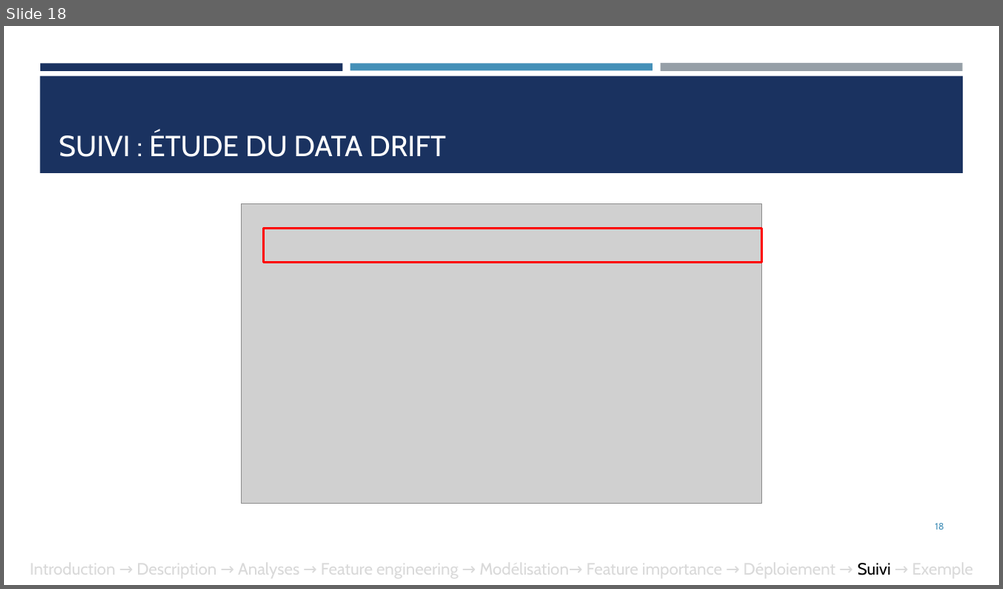
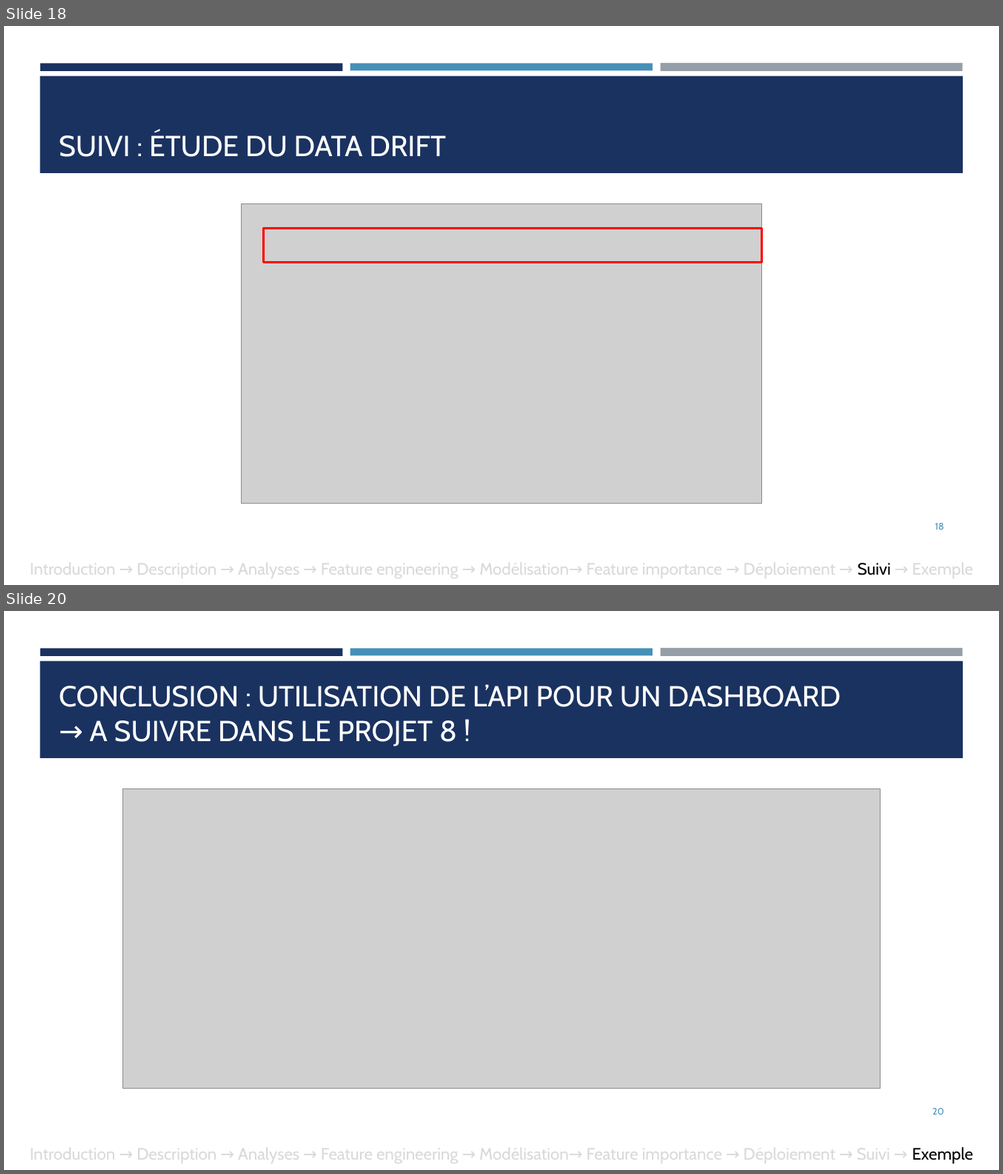
Before and after one commit to ludovicchmz/OpenClassrooms-DataScientist-Projet7, a slide deck: Chaumaz_Ludovic_6_presentation_102025.pptx. Shown one above the other, each under a label of ours: slide 18 before the commit, slides 18 and 20 after it; the slides between them are not shown. The pictures are 1003x589 and 1003x1174 pixels, drawn with LibreOffice and Linux fonts; fonts in the diff are those of the drawing; grey boxes stand for pictures. Boxes give left, top, right and bottom in pixels: in the first picture for what was removed or moved away, otherwise in the second. Text is boxed around its words. In the diff, an @@ line names an element or a change of style, - is before the commit and + after.

```diff
--- a/Chaumaz_Ludovic_6_presentation_102025.pptx
+++ b/Chaumaz_Ludovic_6_presentation_102025.pptx
@@ slide 20 added at bbox=[4, 611, 999, 1170], background #FFFFFF; not listed: 4 template elements that a slide beside it also shows @@
@@ title added at bbox=[59, 684, 840, 746], 28 pt, text #FFFFFF @@
+CONCLUSION : UTILISATION DE L’API POUR UN DASHBOARD
+→ A SUIVRE DANS LE PROJET 8 !
@@ picture added at bbox=[122, 789, 880, 1089] @@
@@ page number added at bbox=[932, 1108, 944, 1115], 9 pt, text #4590B8 @@
+20
@@ text added at bbox=[30, 1145, 973, 1165], 16 pt, text #D9D9D9 @@
+Introduction → Description → Analyses → Feature engineering → Modélisation→ Feature importance → Déploiement → Suivi → Exemple
```
Also in this commit, not shown: 3 slides changed, 2 other files.
